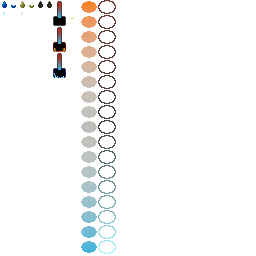
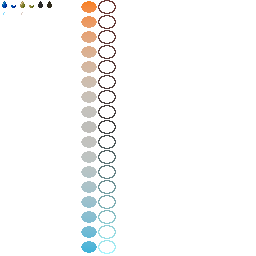
Comparing the layer stacks of the two 256×256 images. Changes:
removed layer "Pasted Layer" over 54, 73, 64, 78
removed layer "thermometer cold" over 53, 53, 66, 78
removed layer "thermometer hot" over 53, 27, 66, 52
removed layer "thermometer normal" over 53, 1, 66, 26
